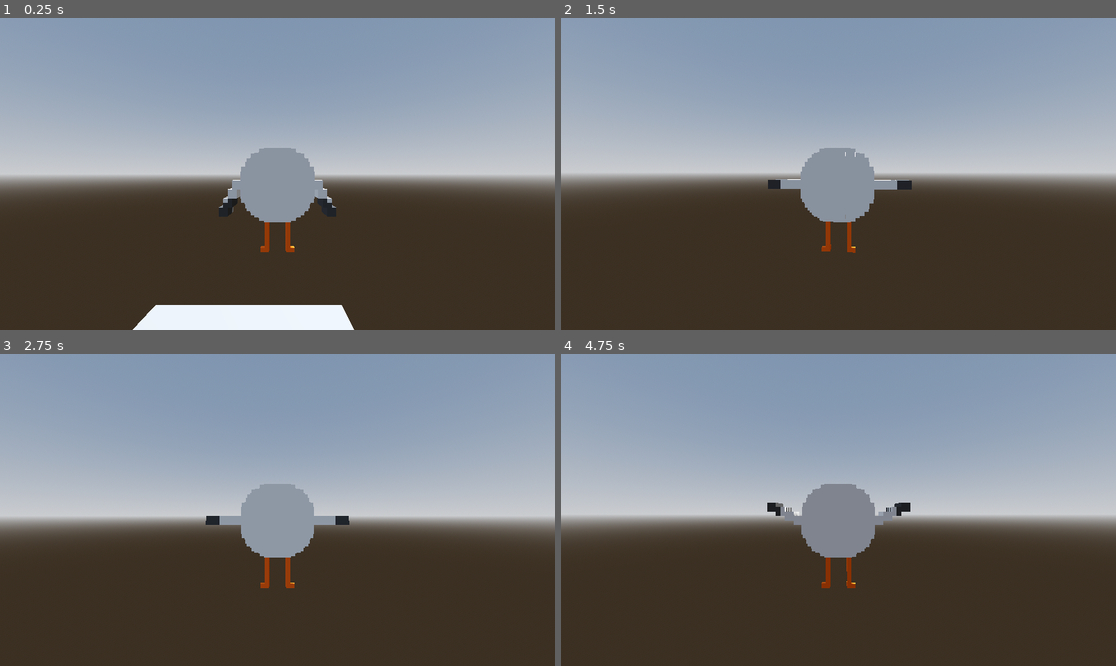
Above: before the commit, frames 1-4 (two rows, left to right).
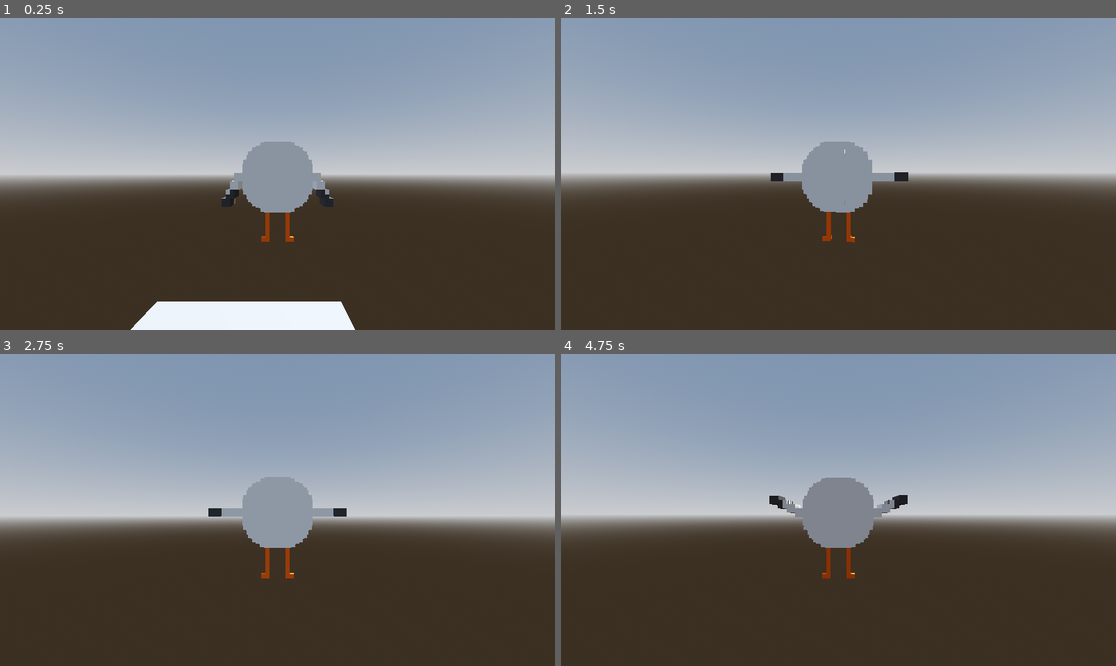
Above: after the commit, the same moments.

Repository: JJNeep/Seagull-Gamejam-Game
Game: Godot game, scene res://test.tscn
Two runs of this game, one before a commit and one after it. Both use one fixed random seed, a clock stepped at 60 frames per second and the inputs below.
Inputs (mouse positions are in pixels of both pictures, inside the frame that each line leads up to):
- Up to frame 1 (0.25 s): no input
- Up to frame 2 (1.5 s): move the mouse to (866, 174) at 0.52 s; hold E (squawk) 0.53-1.28 s; hold W (move_forward) from 0.53 s (still down); tap Space (jump) at 0.77 s; move the mouse to (810, 174) at 1.27 s; tap E (squawk) at 1.35 s
- Up to frame 3 (2.75 s): keep holding W (move_forward); tap Space (jump) at 1.52 s; tap Enter at 2 s; move the mouse to (288, 503) at 2.02 s; hold E (squawk) from 2.03 s (still down)
- Up to frame 4 (4.75 s): keep holding W (move_forward); move the mouse to (832, 516) at 2.77 s; release E (squawk) at 2.78 s; tap E (squawk) at 2.85, 4.35 s; tap Space (jump) at 3.02, 3.5, 3.77, 4.52 s; move the mouse to (877, 513) at 3.52 s; hold E (squawk) 3.53-4.28 s; tap Enter at 4.25 s; move the mouse to (794, 506) at 4.27 s

The runs differ from the first frame. In frame 1, 1.7% of the frame differs, in the area x 23-64%, y 39-100%; in frame 2, 1.4%; in frame 3, 1.4%; in frame 4, 1.5%.

Commit message:
Update player.tscn

Diff:
--- a/seagull-game-jam/Player/player.tscn
+++ b/seagull-game-jam/Player/player.tscn
@@ -620,9 +620,10 @@
 stream = ExtResource("9_op7ga")
 
 [node name="CamPivot" type="Node3D" parent="." unique_id=1063726610]
+transform = Transform3D(1, 0, 0, 0, 1, 0, 0, 0, 1, 0, 1.6682422, 0)
 
 [node name="SpringArm3D" type="SpringArm3D" parent="CamPivot" unique_id=51372274]
-transform = Transform3D(1, 0, 0, 0, 1, 0, 0, 0, 1, 0, 1.84, 3.799)
+spring_length = 5.0
 
 [node name="Camera3D" type="Camera3D" parent="CamPivot/SpringArm3D" unique_id=1057931142]
 
